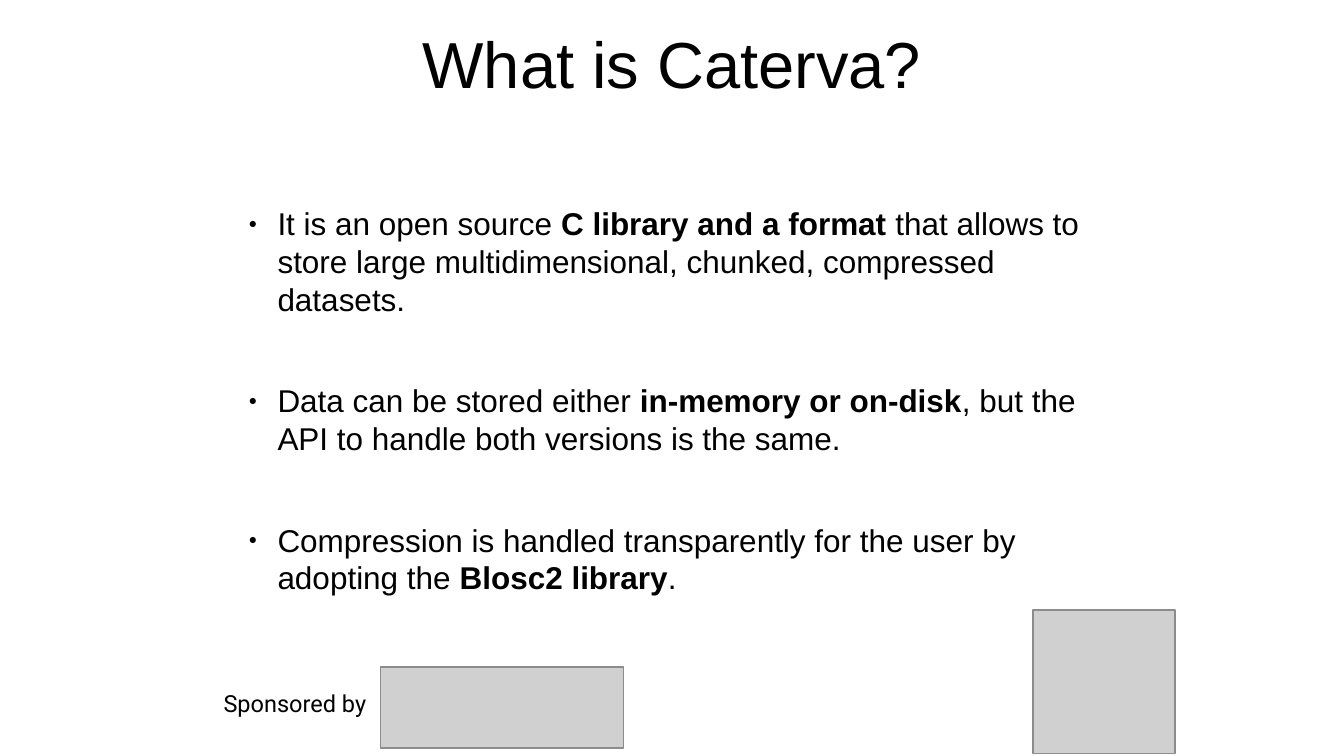
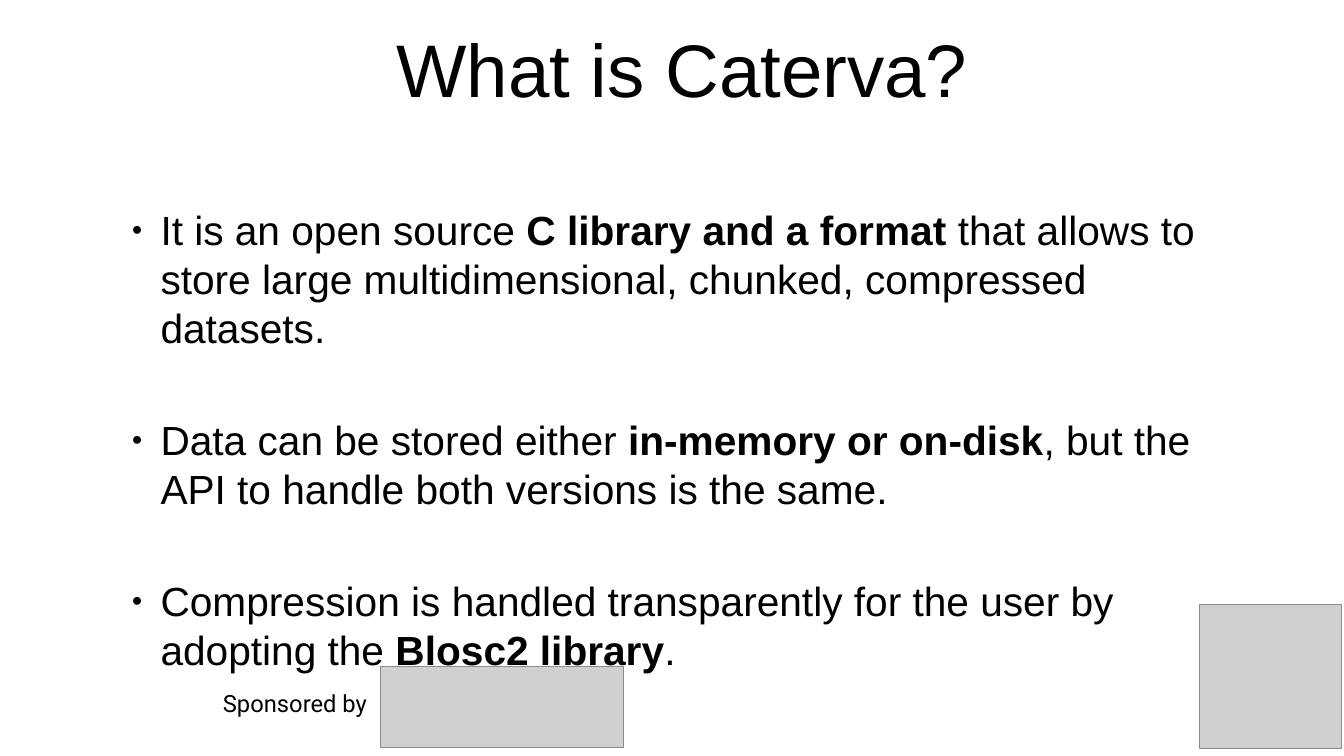
Before and after one commit to inaos/iron-array, a slide deck: slide 12 of decks/pyDataNyc2019.odp. Drawn at 1344x756 pixels with LibreOffice and Linux fonts; fonts in the diff are those of the drawing; grey boxes stand for pictures. Boxes give left, top, right and bottom in pixels: in the first picture for what was removed or moved away, otherwise in the second. Text is boxed around its words. In the diff, an @@ line names an element or a change of style, - is before the commit and + after.

Commit message:
Uniformization of the format

```diff
--- a/decks/pyDataNyc2019.odp
+++ b/decks/pyDataNyc2019.odp
@@ text "What is Caterva?" at bbox=[396, 43, 967, 98]: size 38.4 to 44 pt @@
@@ text "It is an open source ...": place and size @@
-text "It is an open source ..." at bbox=[278, 212, 1079, 595]
+text "It is an open source ..." at bbox=[161, 215, 1195, 624]
@@ text "It is an open source ..." at bbox=[161, 215, 1195, 624]: size 18.6 to 24 pt @@
@@ picture: place and size @@
-picture at bbox=[1033, 610, 1174, 754]
+picture at bbox=[1200, 605, 1342, 749]
```
Also in this commit, not shown: 20 other slides changed, 1 slide added, 1 slide removed, 1 other file.
